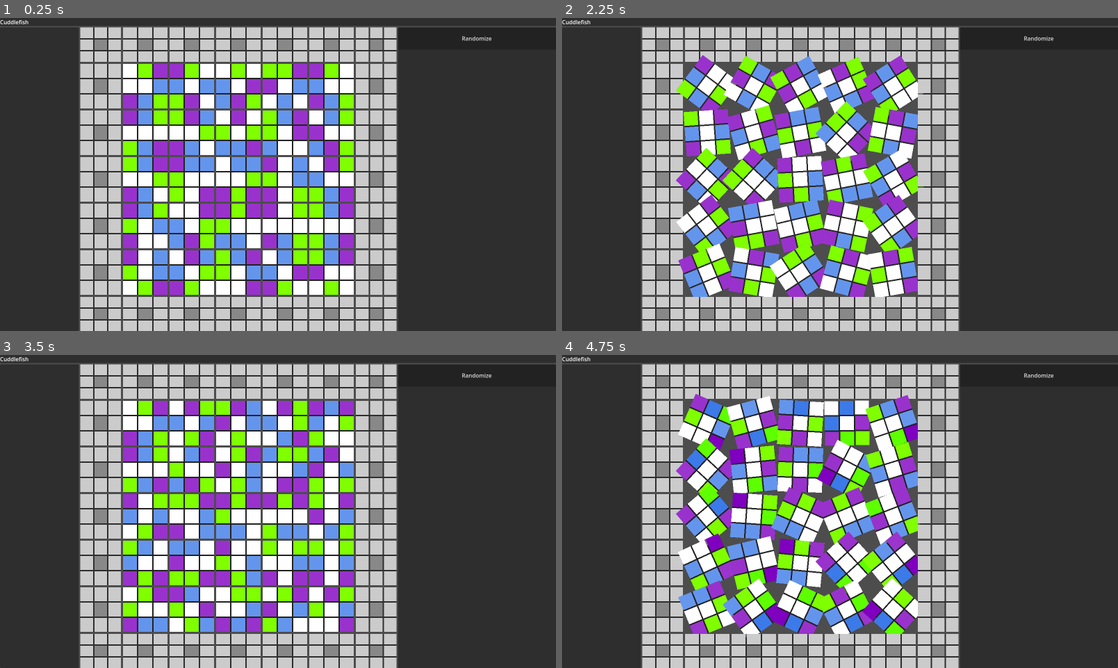
Above: before the commit, frames 1-4 (two rows, left to right).
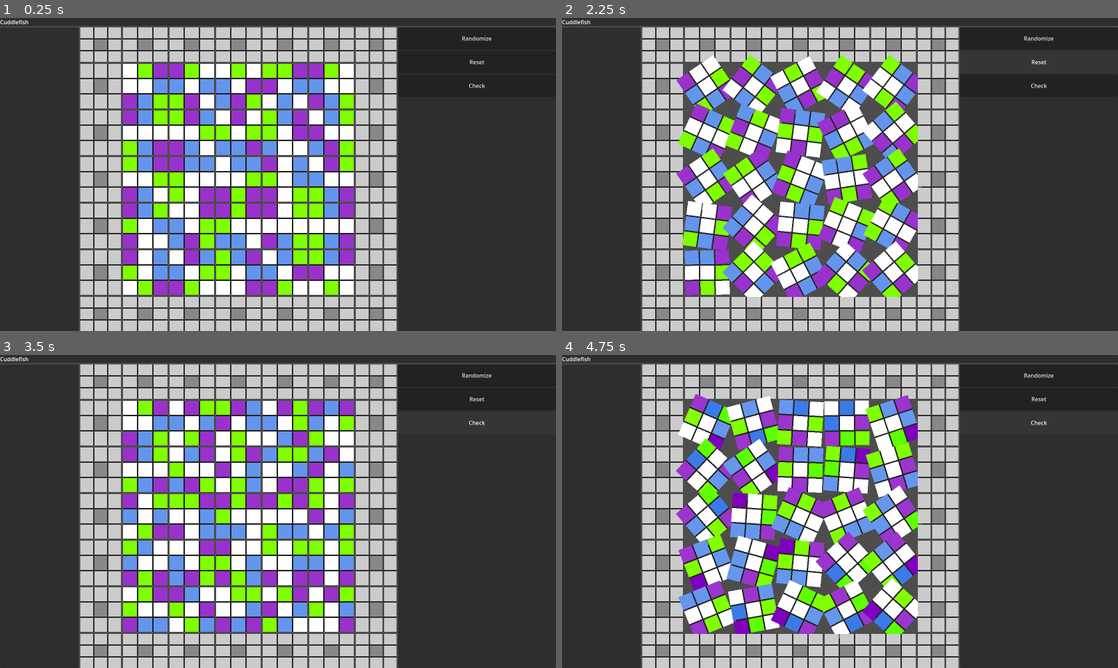
Above: after the commit, the same moments.

Repository: dtersegno/cuddlefish
Game: Godot game, scene res://CuddlefishGame.tscn
The game is run twice, just before and just after one commit, with the same random seed, the same clock (stepped at 60 frames per second) and the same inputs.
Inputs (mouse positions are in pixels of both pictures, inside the frame that each line leads up to):
- Up to frame 1 (0.25 s): no input
- Up to frame 2 (2.25 s): click (706, 86) at 0.52 s; click "Randomize" at 1.25 s; click (1040, 61) at 2 s, where only the run after the commit has a clickable "Reset"
- Up to frame 3 (3.5 s): click (478, 423) at 2.75 s, where only the run after the commit has a clickable "Check"
- Up to frame 4 (4.75 s): tap Enter (ui_accept) at 3.5, 3.6, 3.77, 4.07, 4.25, 4.35, 4.52 s; hold Up (ui_up) 3.53-4.28 s; hold Down (ui_down) from 4.28 s (still down)

The runs differ from the first frame. In frame 1, less than 0.1% of the frame differs, in the area x 84-88%, y 13-23%; in frame 2, 20%, in the area x 20-88%, y 11-91%; in frame 3, 0.9%; in frame 4, 6.4%.

Commit message:
first export

Diff:
--- a/cuddlefish-gd/CuddlefishGame.tscn
+++ b/cuddlefish-gd/CuddlefishGame.tscn
@@ -71,6 +71,18 @@
 focus_mode = 0
 text = "Randomize"
 
+[node name="Reset" type="Button" parent="VBoxContainer/HBoxContainer/PanelContainer/VBoxContainer2"]
+custom_minimum_size = Vector2(128, 64)
+layout_mode = 2
+focus_mode = 0
+text = "Reset"
+
+[node name="Check" type="Button" parent="VBoxContainer/HBoxContainer/PanelContainer/VBoxContainer2"]
+custom_minimum_size = Vector2(128, 64)
+layout_mode = 2
+focus_mode = 0
+text = "Check"
+
 [node name="VBoxContainer" type="VBoxContainer" parent="VBoxContainer/HBoxContainer/PanelContainer"]
 visible = false
 layout_mode = 2
--- a/cuddlefish-gd/cuddler.gd
+++ b/cuddlefish-gd/cuddler.gd
@@ -196,6 +196,15 @@
 	#update_colors()
 	return spin_tween.finished
 
+#
+func turn_to_direction(direction = DIRECTION.RIGHT, time = 0.5) -> void:
+	disable_button()
+	var spin_tween = create_tween()
+
+	spin_tween.tween_property(self, "rotation", direction*PI/2, time).set_ease(Tween.EASE_OUT).set_trans(Tween.TRANS_LINEAR)
+
+	await spin_tween.finished
+	enable_button()
 
 
 func lighten_block_colors(lightening):
--- a/cuddlefish-gd/cuddler2-0.gd
+++ b/cuddlefish-gd/cuddler2-0.gd
@@ -202,6 +202,14 @@
 	self.enable_button()
 	self.size = Vector2(128,128)
 
+func turn_to_direction(new_direction = DIRECTION.RIGHT, time = 0.5) -> void:
+	disable_button()
+	var spin_tween = create_tween()
+
+	spin_tween.tween_property(self, "rotation", direction*PI/2, time).set_ease(Tween.EASE_OUT).set_trans(Tween.TRANS_LINEAR)
+	direction = new_direction
+	await spin_tween.finished
+	enable_button()
 
 #flashes global (by default) square
 func flash_square(square_no, local = false, flash_time = 1):
--- a/cuddlefish-gd/game.gd
+++ b/cuddlefish-gd/game.gd
@@ -4,17 +4,42 @@
 @onready var grid = $VBoxContainer/HBoxContainer/Grid
 #randomize button tells all the cuddlefish to spin randomly
 @onready var randomize_button = $VBoxContainer/HBoxContainer/PanelContainer/VBoxContainer2/RandomizeButton
+#reset button rotates all squares to the solution
+@onready var reset_button = $VBoxContainer/HBoxContainer/PanelContainer/VBoxContainer2/Reset
+#check button performs a solution check
+@onready var check_button = $VBoxContainer/HBoxContainer/PanelContainer/VBoxContainer2/Check
 
 # Called when the node enters the scene tree for the first time.
 func _ready() -> void:
 	make_connections()
 
+func handle_input():
+	if Input.is_action_just_pressed("ui_accept"):
+		grid.perform_cuddler_comparison()
+	if Input.is_action_just_pressed("ui_down"):
+		get_tree().call_group('cuddlers','random_spin')
+	if Input.is_action_just_pressed("ui_up"):
+		grid.check_cuddler_directions()
+
 func make_connections():
 	randomize_button.pressed.connect(random_spin_all_cuddlers)
+	reset_button.pressed.connect(reset_all_cuddlers)
+	check_button.pressed.connect(check_win)
+
+#doesn't actually perform the comparisons, but relies on DIRECTION.RIGHT for all
+#cuddlers when they are properly arranged.
+func check_win():
+	grid.perform_cuddler_comparison()
 
 func random_spin_all_cuddlers() -> void:
-	get_tree().call_group('cuddlers','random_spin')
+	var tree = get_tree()
+	tree.call_group('cuddlers','random_spin')
+
+func reset_all_cuddlers():
+	print("Resetting cuddlers")
+	var tree = get_tree()
+	tree.call_group('cuddlers','turn_to_direction')
 
 # Called every frame. 'delta' is the elapsed time since the previous frame.
 func _process(delta: float) -> void:
-	pass
+	handle_input()
--- a/cuddlefish-gd/grid.gd
+++ b/cuddlefish-gd/grid.gd
@@ -149,12 +149,7 @@
 
 # Called every frame. 'delta' is the elapsed time since the previous frame.
 func _process(_delta: float) -> void:
-	if Input.is_action_just_pressed("ui_accept"):
-		perform_cuddler_comparison()
-	if Input.is_action_just_pressed("ui_down"):
-		get_tree().call_group('cuddlers','random_spin')
-	if Input.is_action_just_pressed("ui_up"):
-		check_cuddler_directions()
+	pass
 
 #cuddlers are created with the solution at direction 0
 func check_cuddler_directions():
@@ -196,6 +191,7 @@
 		new_edge_block.add_to_group('edge_blocks')
 		edge_blocks.append(new_edge_block)
 	return null
+
 
 #a dict of colors
 var default_colors = {
Not shown, changed: cuddlefish-gd/export_presets.cfg
Not shown, added: build/cuddlefish001.zip
Not shown, added: build/cuddlefish001/index.html
Not shown, added: build/cuddlefish001/test_game.apple-touch-icon.png
Not shown, added: build/cuddlefish001/test_game.audio.worklet.js
Not shown, added: build/cuddlefish001/test_game.icon.png
Not shown, added: build/cuddlefish001/test_game.js
Not shown, added: build/cuddlefish001/test_game.pck
Not shown, added: build/cuddlefish001/test_game.png
Not shown, added: build/cuddlefish001/test_game.wasm
Not shown, added: cuddlefish-gd/Cud6E29.tmp
Not shown, added: cuddlefish-gd/Cud930C.tmp
(and 1 more such lines)
